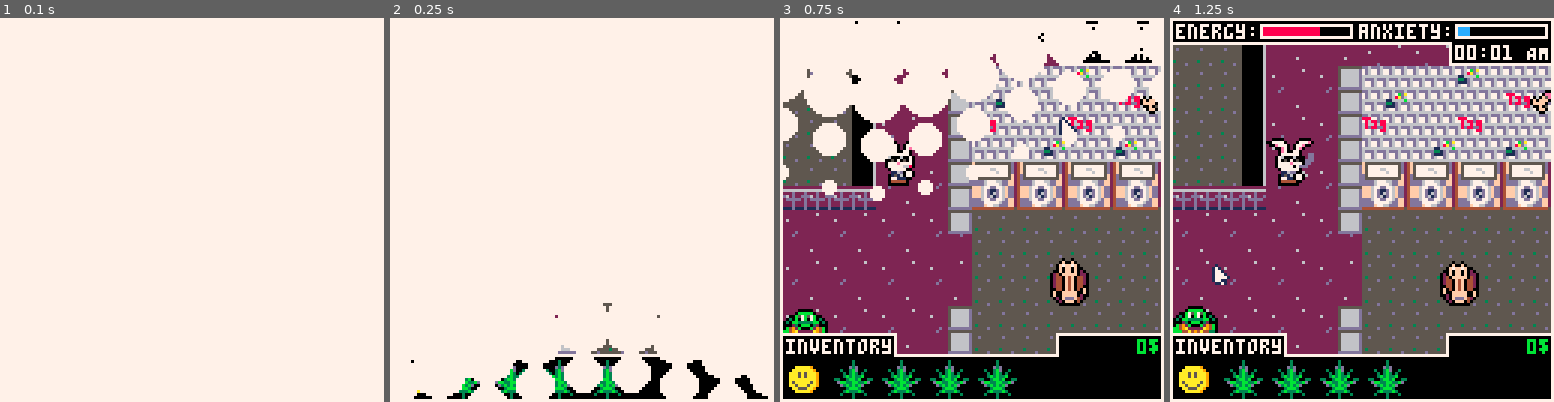
Above: before the commit, frames 1-4 (left to right).
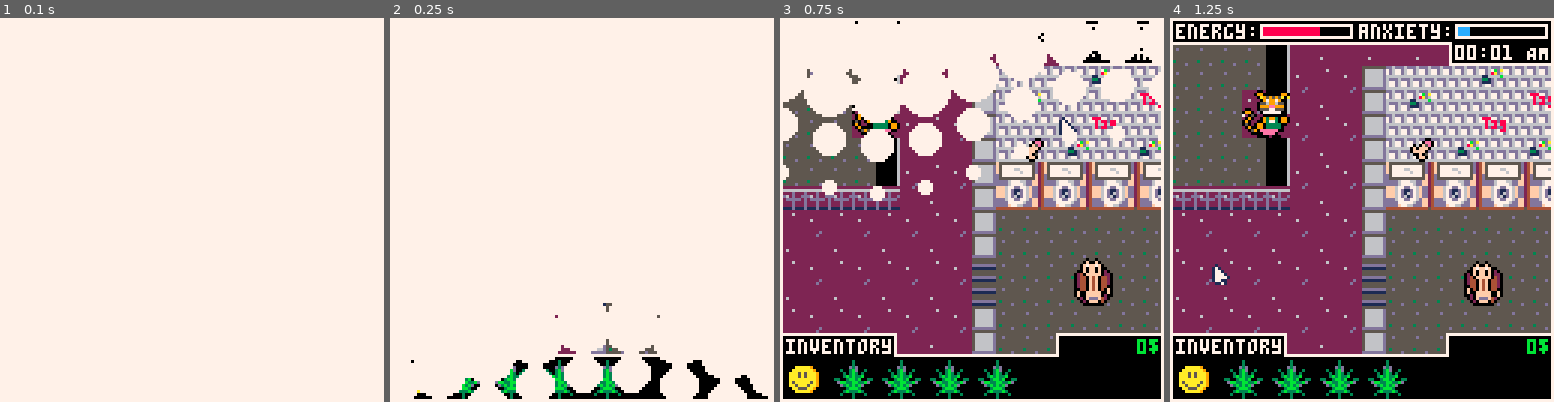
Above: after the commit, the same moments.

Repository: ekaktusz/ld53delivery
Game: PICO-8 cartridge delivery.p8
Two runs of this game, one before a commit and one after it. Both use one fixed random seed, a clock stepped at 60 frames per second and the inputs below.
Inputs (mouse positions are in pixels of both pictures, inside the frame that each line leads up to):
- Up to frame 1 (0.1 s): no input
- Up to frame 2 (0.25 s): no input
- Up to frame 3 (0.75 s): tap X (X key) at 0.33 s; click (1060, 121) at 0.67 s
- Up to frame 4 (1.25 s): tap X (X key) at 1.07 s; click (1216, 267) at 1.22 s

Frame 1 is identical in both runs. In frame 2, 0.1% of the frame differs, in the area x 43-57%, y 74-88%; in frame 3, 15%; in frame 4, 20%, in the area x 0-100%, y 7-88%.

Commit message:
map and art updates

Diff:
--- a/delivery.p8
+++ b/delivery.p8
@@ -156,107 +156,112 @@
 0000000001000000000000000000000000000000000100000000000000000000000000000000010100000000000000000000000000000101000000000000000000000000010100000000010101010000000000000101000000000101010100000000000000000101010100000000000000000000000001010101000000000000
 0000000000000000000000000000000000000000000000000000000000000000000000000000000001010000000000000000000000000000000000000000000000000000000000000000000000000000000000000000000000000000000000000000000000000000000000000000000000000000000000000000000000000000
 __map__
-6667666766676667666766676667666766676667666766676667666766676667666766676667666766676667666766676667666766676667000000000000000000000000000000000000000000000000000000000000000000000000000000000000000000000000000000000000000000000000000000000000000000000000
-7677767776777677767776777677767776777677767776777677767776777677767776777677767776777677767776777677767776777677000000000000000000000000000000000000000000000000000000000000000000000000000000000000000000000000000000000000000000000000000000000000000000000000
-6667666768696667406766676869666766676667686966674067666768696667666766676869666740676667686966676667666768696667000000000000000000000000000000000000000000000000000000000000000000000000000000000000000000000000000000000000000000000000000000000000000000000000
-7677767778797677767776777879767776777677787976777677767778797677767776777879767776777677787976777677767778797677000000000000000000000000000000000000000000000000000000000000000000000000000000000000000000000000000000000000000000000000000000000000000000000000
-66676667666766676667666766676667a6a76667666766676667666766676667a6a766676667666766676667666766676667666766676667000000000000000000000000000000000000000000000000000000000000000000000000000000000000000000000000000000000000000000000000000000000000000000000000
-76777677767776777677767776777677b6b77677767776777677767776777677b6b776777677767776777677767776777677767776777677000000000000000000000000000000000000000000000000000000000000000000000000000000000000000000000000000000000000000000000000000000000000000000000000
-2425242524252425242524252425242524252425242524252425242524252425242524252425242524252425242524a92425862524252425000000000000000000000000000000000000000000000000000000000000000000000000000000000000000000000000000000000000000000000000000000000000000000000000
-3435343534353435343534353435343534353435343534353435343534353435343534353435343534353435343534a93435343534353435000000000000000000000000000000000000000000000000000000000000000000000000000000000000000000000000000000000000000000000000000000000000000000000000
-2425242524252425242524252425242524252425242524252425242524252425242524252425242524252425242524252425242524252425000000000000000000000000000000000000000000000000000000000000000000000000000000000000000000000000000000000000000000000000000000000000000000000000
-3435343534353435343534353435343534353435343534353435343534353435343534353435343534353435343534353435343534353435000000000000000000000000000000000000000000000000000000000000000000000000000000000000000000000000000000000000000000000000000000000000000000000000
-2425242524252425242524252425242524252425242524252425242524252425242524252425242524252425242524252425343534352425000000000000000000000000000000000000000000000000000000000000000000000000000000000000000000000000000000000000000000000000000000000000000000000000
-3435343534b9b8b834353435b8b8b8b8b8b8b8b8b8b8b8b8b8b8b8b8b8b8b8b8b8b8b8b8b8b834353435b8b9343534352425242524253435000000000000000000000000000000000000000000000000000000000000000000000000000000000000000000000000000000000000000000000000000000000000000000000000
-2424252524b94045646565754045444544454445444540454445404544454445444544454045646564654045242524a93435343534353435000000000000000000000000000000000000000000000000000000000000000000000000000000000000000000000000000000000000000000000000000000000000000000000000
-3434353534b95455646565755455545554555455545554555455545554555455545554555455747574755455343534a92425242524253435000000000000000000000000000000000000000000000000000000000000000000000000000000000000000000000000000000000000000000000000000000000000000000000000
-2424252425b944456465657544454445444544454045404584454045404544454445444544b96465646544b9242524a93435343534353435000000000000000000000000000000000000000000000000000000000000000000000000000000000000000000000000000000000000000000000000000000000000000000000000
-2434353435b954556465657554555455545554555455545554545455545554555455545554b97475747554b9343534a9a8a8a8a8a8a8a8a8000000000000000000000000000000000000000000000000000000000000000000000000000000000000000000000000000000000000000000000000000000000000000000000000
-3424252425b914141414141414141414141414141414146a6b6c6d14141414141414141414141414141414b9242524253435343534353435000000000000000000000000000000000000000000000000000000000000000000000000000000000000000000000000000000000000000000000000000000000000000000000000
-2434353435b914141414141414141414141414141414147a7b7c7d14141414141414141414141414141414b9343534352425242524252425000000000000000000000000000000000000000000000000000000000000000000000000000000000000000000000000000000000000000000000000000000000000000000000000
-3424252425b914141414141414141414141414141414141414141414141414141414141414141414141414b9242524045a5a5a5a4a5a5a5a000000000000000000000000000000000000000000000000000000000000000000000000000000000000000000000000000000000000000000000000000000000000000000000000
-2434353435b914141414141414141414141414141414141414141414141414141414141414141414141414b9343534045a4a5a5a5a5a4b5b000000000000000000000000000000000000000000000000000000000000000000000000000000000000000000000000000000000000000000000000000000000000000000000000
-3424252425b914141414141414141414141414141414141414141414141414141414141414141414141414b9242524044b5a5a5a4b5a5a5a000000000000000000000000000000000000000000000000000000000000000000000000000000000000000000000000000000000000000000000000000000000000000000000000
-2434353435b914141414141414141414141414141414141414141414141414141414141414141414141414b9823534045a5a5a4a5a5a4a5a000000000000000000000000000000000000000000000000000000000000000000000000000000000000000000000000000000000000000000000000000000000000000000000000
-3435343534b914141414141414141414141414141414141414141414141414141414141414141414141414b9242524044c4d4c4d4c4d4c4d000000000000000000000000000000000000000000000000000000000000000000000000000000000000000000000000000000000000000000000000000000000000000000000000
-2425242524b9b8b8b8b8b8b8b8b8b8b8b8b8b8b8b8b8b8b8b8b8b8b8b8b8b8b8b8b8b8b8b8b8b8b8b8b8b8b8343534045c5d5c5d5c5d5c5d000000000000000000000000000000000000000000000000000000000000000000000000000000000000000000000000000000000000000000000000000000000000000000000000
-3435343534352425242524252425242524252425242524252425242524242525242524252425242524252425242524041414141414141414000000000000000000000000000000000000000000000000000000000000000000000000000000000000000000000000000000000000000000000000000000000000000000000000
-2425242524253435343534353435343534353435343534353435343534343535343534358c35343534353435343534341414141414141414000000000000000000000000000000000000000000000000000000000000000000000000000000000000000000000000000000000000000000000000000000000000000000000000
-2425242524252424252425242524252425242524252425242525242425242524252425242525242524252425242524251414140214141414000000000000000000000000000000000000000000000000000000000000000000000000000000000000000000000000000000000000000000000000000000000000000000000000
-3435343534353434353435343534353435343534353435343535343435343534353435343535343534353435343534351414141414141414000000000000000000000000000000000000000000000000000000000000000000000000000000000000000000000000000000000000000000000000000000000000000000000000
-2425242524252425242524252425242524252425242524252425242524258e2524252425242524258a252425242524041414141414141414000000000000000000000000000000000000000000000000000000000000000000000000000000000000000000000000000000000000000000000000000000000000000000000000
-3435343534353435343534353435343534353435343534353435343534353435343534353435343534353435343534041414141414141414000000000000000000000000000000000000000000000000000000000000000000000000000000000000000000000000000000000000000000000000000000000000000000000000
-…(74 lines of a section not shown)…
+0466676667666766676667666766676667666766676667666766676667666766676667666766676667666766676667666766676667666766670400000000000000000000000000000000000000000000000000000000000000000000000000000000000000000000000000000000000000000000000000000000000000000000
+0476777677767776777677767776777677767776777677767776777677767776777677767776777677767776777677767776777677767776770400000000000000000000000000000000000000000000000000000000000000000000000000000000000000000000000000000000000000000000000000000000000000000000
+0466676667686966674067666768696667666766676869666740676667686966676667666768696667406766676869666766676667686966670400000000000000000000000000000000000000000000000000000000000000000000000000000000000000000000000000000000000000000000000000000000000000000000
+0476777677787976777677767778797677767776777879767776777677787976777677767778797677767776777879767776777677787976770400000000000000000000000000000000000000000000000000000000000000000000000000000000000000000000000000000000000000000000000000000000000000000000
+0466676667666766676667666766676667a6a76667666766676667666766676667a6a7666766676667666766676667666766676667666766670400000000000000000000000000000000000000000000000000000000000000000000000000000000000000000000000000000000000000000000000000000000000000000000
+0476777677767776777677767776777677b6b77677767776777677767776777677b6b7767776777677767776777677767776777677767776770400000000000000000000000000000000000000000000000000000000000000000000000000000000000000000000000000000000000000000000000000000000000000000000
+042425242524252425242524252425242524252425242524252425242524252425242524252425242524252425242524a980258625242524250400000000000000000000000000000000000000000000000000000000000000000000000000000000000000000000000000000000000000000000000000000000000000000000
+043435343534353435343534353435343534353435343534353435343534353435343534353435343534353435343534a934353435343534350400000000000000000000000000000000000000000000000000000000000000000000000000000000000000000000000000000000000000000000000000000000000000000000
+0424252425242524252425242524252425242524252425242524252425242524252425242524252425242524252425242524252425242524250400000000000000000000000000000000000000000000000000000000000000000000000000000000000000000000000000000000000000000000000000000000000000000000
+0434353435343534353435343534353435343534353435343534353435343534353435343534353435343534353435343534353435343534350400000000000000000000000000000000000000000000000000000000000000000000000000000000000000000000000000000000000000000000000000000000000000000000
+0424252425242524252425242524252425242524252425242524252425242524252425242524252425242524252425242524252425242524250400000000000000000000000000000000000000000000000000000000000000000000000000000000000000000000000000000000000000000000000000000000000000000000
+043435343534b9b8b8343534b9b8b8b8b8b8b8b8b8b8b8b8b8b8b8b8b8b8b8b8b8b8b8b8b8b8b834353435b8b93435343534353435343534350400000000000000000000000000000000000000000000000000000000000000000000000000000000000000000000000000000000000000000000000000000000000000000000
+042424252524b94045646565754045444544454445444540454445404544454445444544454045646565754045242524a924252425242524250400000000000000000000000000000000000000000000000000000000000000000000000000000000000000000000000000000000000000000000000000000000000000000000
+043434353534b95455646565755455545554555455545554555455545554555455545554555455646565755455343534a934353435343534350400000000000000000000000000000000000000000000000000000000000000000000000000000000000000000000000000000000000000000000000000000000000000000000
+042424252425b94445646565754445444544454445404540458445404540454445444544454445646565754445242524a934353435343534350400000000000000000000000000000000000000000000000000000000000000000000000000000000000000000000000000000000000000000000000000000000000000000000
+042434353435b95455646565755455545554555455545554555455545554555455545554555455646565755455343534a9a8a8a8a8a8a8a8a80400000000000000000000000000000000000000000000000000000000000000000000000000000000000000000000000000000000000000000000000000000000000000000000
+043424252425b914141414141414141414141414141414146a6b6c6d14141414141414141414141414141414b92425242524252425242524250400000000000000000000000000000000000000000000000000000000000000000000000000000000000000000000000000000000000000000000000000000000000000000000
+042434353435b914141414141414141414141414141414147a7b7c7d14141414141414141414141414141414b93435343534353435343534350400000000000000000000000000000000000000000000000000000000000000000000000000000000000000000000000000000000000000000000000000000000000000000000
+043424252425b914141414141414141414141414141414141414141414141414141414141414141414141414b9242524045a5a5a5a4a5a5a5a0400000000000000000000000000000000000000000000000000000000000000000000000000000000000000000000000000000000000000000000000000000000000000000000
+042434353435b91414141414141414141414141414141414141414141414141414141414141414141414148cb9343534045a4a5a5a5a5a4b5a0400000000000000000000000000000000000000000000000000000000000000000000000000000000000000000000000000000000000000000000000000000000000000000000
+043424252425b914141414141414141414141414141414141414141414141414141414141414141414141414b9242524045a5a5a5a4b5a5a5a0400000000000000000000000000000000000000000000000000000000000000000000000000000000000000000000000000000000000000000000000000000000000000000000
+042434353435b914141414141414141414141414141414141414141414141414141414141414141414141414b9343534045a5b5a4a5a5a4a5a0400000000000000000000000000000000000000000000000000000000000000000000000000000000000000000000000000000000000000000000000000000000000000000000
+043435343534b914141414141414141414141414141414141414141414141414141414141414141414141414b9242524044c4d4c4d4c4d4c4d0400000000000000000000000000000000000000000000000000000000000000000000000000000000000000000000000000000000000000000000000000000000000000000000
+042425242524b9b8b8b8b8b8b8b8b8b8b8b8b8b8b8b8b8b8b8b8b8b8b8b8b8b8b8b8b8b8b8b8b8b8b8b8b8b8b8343534045c5d5c5d5c5d5c5d0400000000000000000000000000000000000000000000000000000000000000000000000000000000000000000000000000000000000000000000000000000000000000000000
+0434353435343524252425242524252425242524252425242524252425242425252425242524252425242524252425240414141414141414140400000000000000000000000000000000000000000000000000000000000000000000000000000000000000000000000000000000000000000000000000000000000000000000
+0424252425242534353435343534353435343534353435343534353435343435353435343534353435343534353435340414141414141414140400000000000000000000000000000000000000000000000000000000000000000000000000000000000000000000000000000000000000000000000000000000000000000000
+0424252425242524242524252425242524252425242524252425252424252425242524252425252425242524252425247414141402141414140400000000000000000000000000000000000000000000000000000000000000000000000000000000000000000000000000000000000000000000000000000000000000000000
+0434353435343534343534353435343534353435343534353435353434353435343534353435353435343534353435347414141414141414140400000000000000000000000000000000000000000000000000000000000000000000000000000000000000000000000000000000000000000000000000000000000000000000
+0424252425242524252425242524252425242524252425242524252425242524252425242524252425242524252425240414141414141414140400000000000000000000000000000000000000000000000000000000000000000000000000000000000000000000000000000000000000000000000000000000000000000000
+0434353435343534353435343534353435343534353435343534353435343534353435343534353435343534353435340414141414141414140400000000000000000000000000000000000000000000000000000000000000000000000000000000000000000000000000000000000000000000000000000000000000000000
+0404040404040404040404040404040404040404040404040404040404040404040404040404040404040404040404040404040404040404040400000000000000000000000000000000000000000000000000000000000000000000000000000000000000000000000000000000000000000000000000000000000000000000
+…(78 lines of a section not shown)…
--- a/include/game_state.lua
+++ b/include/game_state.lua
@@ -32,6 +32,8 @@
     game_timer = 0
     passed_seconds = 0
     game_duration_seconds = 45 * 6
+
+    music(1)
 end
 
 function game_state_update()
Not shown, changed: the sound effects (__sfx__) section of delivery.p8
